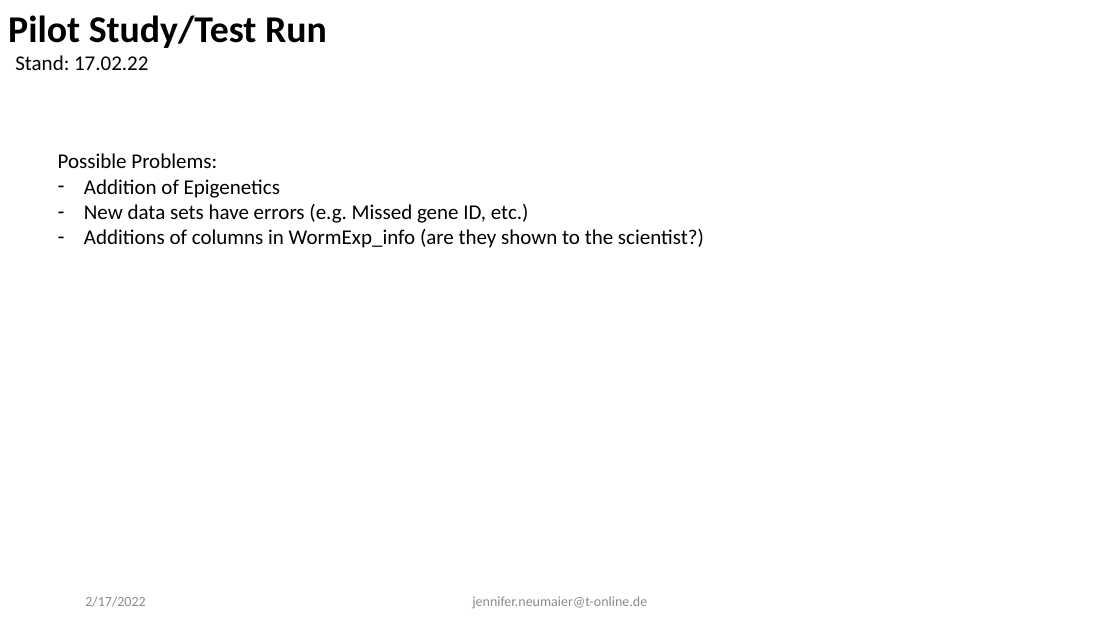
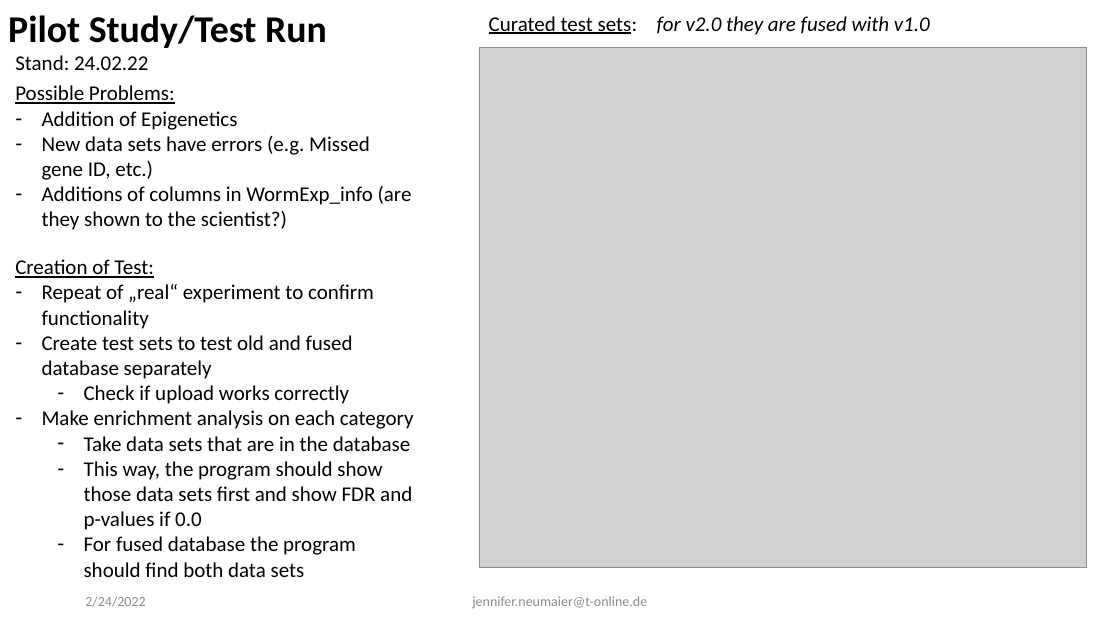
Before and after one commit to evoecogen/WormExp, a slide deck: slide 13 of Documentation/Project_Presentation_210922.pptx. Drawn at 1120x630 pixels with LibreOffice and Linux fonts; fonts in the diff are those of the drawing; grey boxes stand for pictures. Boxes give left, top, right and bottom in pixels: in the first picture for what was removed or moved away, otherwise in the second. Text is boxed around its words. In the diff, an @@ line names an element or a change of style, - is before the commit and + after.

Commit message:
added test documentation

```diff
--- a/Documentation/Project_Presentation_210922.pptx
+++ b/Documentation/Project_Presentation_210922.pptx
@@ text added at (489, 16, 930, 35), 18 pt, text #000000, italic @@
+Curated test sets: for v2.0 they are fused with v1.0
@@ text at (15, 55, 148, 70): text changed @@
-Stand: 17.02.22
+Stand: 24.02.22
@@ picture added at (480, 48, 1087, 569) @@
@@ text "Possible Problems:": place and size @@
-text "Possible Problems:" at (58, 153, 704, 248)
+text "Possible Problems:" at (15, 85, 412, 230)
@@ text at (15, 85, 175, 104): underline on in "Possible Problems:" @@
@@ text added at (15, 259, 414, 577), 18 pt, text #000000 @@
+Creation of Test:
+– Repeat of „real“ experiment to confirm functionality
+– Create test sets to test old and fused database separately
+  – Check if upload works correctly
+– Make enrichment analysis on each category
+  – Take data sets that are in the database
+  – This way, the program should show those data sets first and show FDR and p-values if 0.0
+  – For fused database the program should find both data sets
@@ text at (85, 596, 145, 607): text changed @@
-2/17/2022
+2/24/2022
```
Also in this commit, not shown: 21 other slides changed, 9 slides added, 2 other files.
